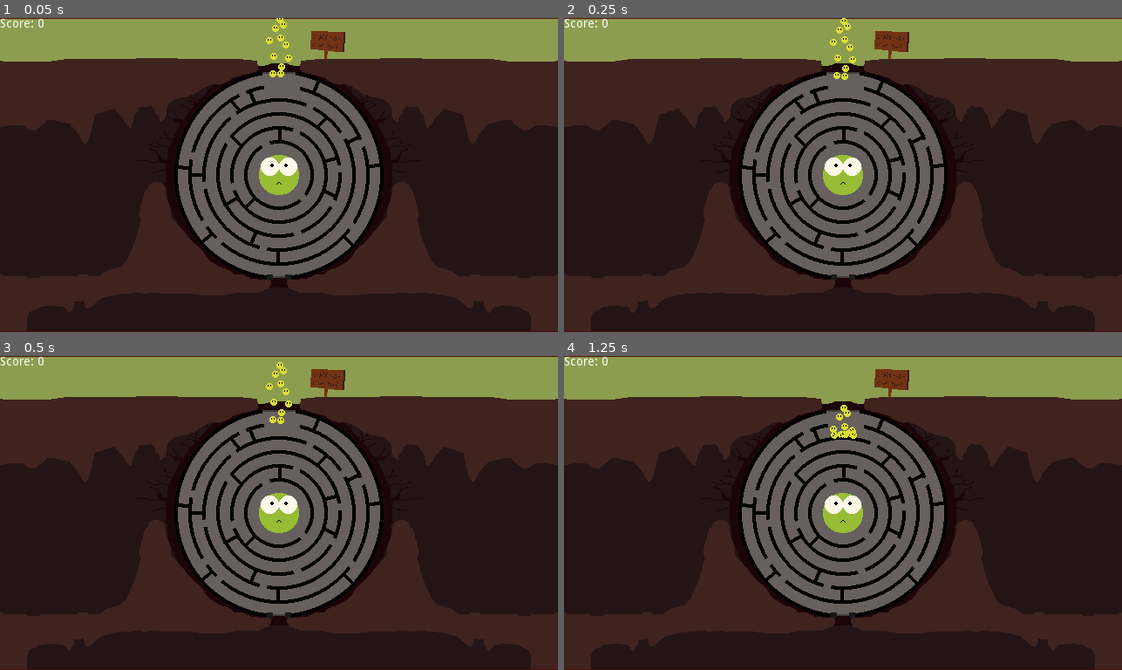
Above: before the commit, frames 1-4 (two rows, left to right).
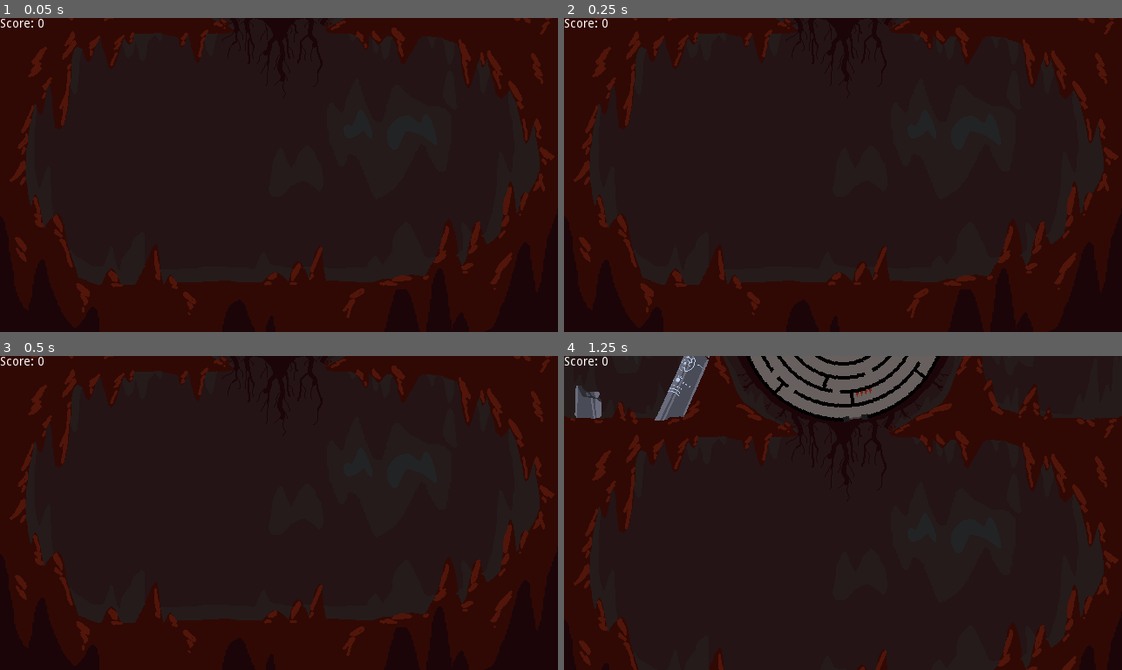
Above: after the commit, the same moments.

Repository: silvrgear/Ludum-Dare-game
Game: Godot game, scene res://scenes/Stage.tscn
Same seed, same stepped clock (60 frames per second), same inputs: the game is played once before the commit and once after it.
Inputs (mouse positions are in pixels of both pictures, inside the frame that each line leads up to):
- Up to frame 1 (0.05 s): no input
- Up to frame 2 (0.25 s): no input
- Up to frame 3 (0.5 s): no input
- Up to frame 4 (1.25 s): move the mouse to (965, 497) at 0.52 s; press the mouse at (965, 497) at 0.53 s

The runs differ from the first frame. In frame 1, 61% of the frame differs, in the area x 0-100%, y 0-100%; in frame 2, 61%; in frame 3, 61%; in frame 4, 61%.

Commit message:
Sprite Updates
- worked on sprites mostly
- added spikes to the loop

Diff:
--- a/entities/Loop.tscn
+++ b/entities/Loop.tscn
@@ -1,13 +1,19 @@
-[gd_scene load_steps=3 format=2]
+[gd_scene load_steps=5 format=2]
 
 [ext_resource path="res://script/Loop.gd" type="Script" id=1]
 [ext_resource path="res://sprites/loop.png" type="Texture" id=2]
+[ext_resource path="res://entities/Spike.tscn" type="PackedScene" id=3]
+[ext_resource path="res://sprites/eye.png" type="Texture" id=4]
 
 [node name="Loop" type="StaticBody2D"]
 script = ExtResource( 1 )
 
 [node name="Sprite" type="Sprite" parent="."]
 texture = ExtResource( 2 )
+
+[node name="Eye" type="Sprite" parent="."]
+position = Vector2( 0, -9 )
+texture = ExtResource( 4 )
 
 [node name="CollisionPolygon2D" type="CollisionPolygon2D" parent="."]
 polygon = PoolVector2Array( -19.5625, -118.469, -18.6401, -114.253, -24.0391, -113.78, -45.8869, -106.802, -65.1985, -9 …(1298 unchanged characters)…
@@ -29,3 +35,34 @@
 
 [node name="CollisionPolygon2D7" type="CollisionPolygon2D" parent="."]
 polygon = PoolVector2Array( 25.2839, 63.481, 26.6805, 66.9727, 41.3456, 57.8943, 54.7886, 46.7209, 61.2483, 37.8171, 58.2803, 35.3729, 51.1224, 45.1497, 38.7269, 55.7993 )
+
+[node name="Spikes" type="Node2D" parent="."]
+
+[node name="Spike" parent="Spikes" instance=ExtResource( 3 )]
+position = Vector2( -110.495, -1.85316 )
+
+[node name="Spike2" parent="Spikes" instance=ExtResource( 3 )]
+position = Vector2( -43.326, -46.3809 )
+rotation = -0.808603
+
+[node name="Spike3" parent="Spikes" instance=ExtResource( 3 )]
+position = Vector2( -39.3638, -83.1728 )
+rotation = -0.531015
+
+[node name="Spike4" parent="Spikes" instance=ExtResource( 3 )]
+position = Vector2( 61.8288, 11.6799 )
+rotation = -1.35731
+
+[node name="Spike5" parent="Spikes" instance=ExtResource( 3 )]
+position = Vector2( 111.084, -3.92566 )
+rotation = 0.0186681
+
+[node name="Spike6" parent="Spikes" instance=ExtResource( 3 )]
+position = Vector2( 13.1277, 90.1483 )
+rotation = -0.122216
+scale = Vector2( 1.52306, 0.953391 )
+
+[node name="Spike8" parent="Spikes" instance=ExtResource( 3 )]
+position = Vector2( -28.7153, 15.0808 )
+rotation = 1.15965
+scale = Vector2( 1.18495, 1.17643 )
--- a/entities/Slime.tscn
+++ b/entities/Slime.tscn
@@ -6,6 +6,62 @@
 [sub_resource type="CircleShape2D" id=1]
 custom_solver_bias = 1.0
 radius = 2.31891
+
+[sub_resource type="Animation" id=2]
+resource_name = "idle"
+loop = true
+tracks/0/type = "value"
+tracks/0/path = NodePath("Sprite:scale")
+tracks/0/interp = 2
+tracks/0/loop_wrap = true
+tracks/0/imported = false
+tracks/0/enabled = true
+tracks/0/keys = {
+"times": PoolRealArray( 0, 0.8 ),
+"transitions": PoolRealArray( 1, 1 ),
+"update": 0,
+"values": [ Vector2( 1, 1 ), Vector2( 1.1, 1.1 ) ]
+}
+tracks/1/type = "value"
+tracks/1/path = NodePath("Sprite:frame")
+tracks/1/interp = 1
+tracks/1/loop_wrap = true
+tracks/1/imported = false
+tracks/1/enabled = true
+tracks/1/keys = {
+"times": PoolRealArray( 0 ),
+"transitions": PoolRealArray( 1 ),
+"update": 1,
+"values": [ 0 ]
+}
+
+[sub_resource type="Animation" id=3]
+resource_name = "pop"
+length = 0.4
+tracks/0/type = "value"
+tracks/0/path = NodePath("Sprite:scale")
+tracks/0/interp = 1
+tracks/0/loop_wrap = true
+tracks/0/imported = false
+tracks/0/enabled = true
+tracks/0/keys = {
+"times": PoolRealArray( 0 ),
+"transitions": PoolRealArray( 1 ),
+"update": 0,
+"values": [ Vector2( 1, 1 ) ]
+}
+tracks/1/type = "value"
+tracks/1/path = NodePath("Sprite:frame")
+tracks/1/interp = 1
+tracks/1/loop_wrap = true
+tracks/1/imported = false
+tracks/1/enabled = true
+tracks/1/keys = {
+"times": PoolRealArray( 0, 0.1, 0.2, 0.3 ),
+"transitions": PoolRealArray( 1, 1, 1, 1 ),
+"update": 1,
+"values": [ 3, 4, 5, 6 ]
+}
 
 [node name="Slime" type="RigidBody2D" groups=[
 "slime",
@@ -16,6 +72,14 @@
 
 [node name="Sprite" type="Sprite" parent="."]
 texture = ExtResource( 1 )
+vframes = 5
+hframes = 2
 
 [node name="CollisionShape2D" type="CollisionShape2D" parent="."]
 shape = SubResource( 1 )
+
+[node name="AnimationPlayer" type="AnimationPlayer" parent="."]
+autoplay = "idle"
+anims/idle = SubResource( 2 )
+anims/pop = SubResource( 3 )
+[connection signal="animation_finished" from="AnimationPlayer" to="." method="_on_AnimationPlayer_animation_finished"]
--- a/entities/Spike.tscn
+++ b/entities/Spike.tscn
@@ -1,20 +1,13 @@
-[gd_scene load_steps=4 format=2]
+[gd_scene load_steps=3 format=2]
 
-[ext_resource path="res://icon.png" type="Texture" id=1]
 [ext_resource path="res://script/Spike.gd" type="Script" id=2]
 
 [sub_resource type="RectangleShape2D" id=1]
-extents = Vector2( 30.7303, 15.0531 )
+extents = Vector2( 6.89448, 4.45349 )
 
 [node name="Spike" type="Area2D"]
 script = ExtResource( 2 )
 
-[node name="Sprite" type="Sprite" parent="."]
-modulate = Color( 0.776471, 0.0823529, 0.0823529, 1 )
-scale = Vector2( 1, 0.5 )
-texture = ExtResource( 1 )
-
 [node name="col" type="CollisionShape2D" parent="."]
-visible = false
 shape = SubResource( 1 )
 [connection signal="body_entered" from="." to="." method="_on_Spike_body_entered"]
--- a/scenes/Stage.tscn
+++ b/scenes/Stage.tscn
@@ -7,6 +7,22 @@
 
 [sub_resource type="RectangleShape2D" id=1]
 extents = Vector2( 178.496, 45.9974 )
+
+[sub_resource type="Animation" id=2]
+resource_name = "camera_pan"
+length = 6.0
+tracks/0/type = "value"
+tracks/0/path = NodePath("Camera2D:position")
+tracks/0/interp = 1
+tracks/0/loop_wrap = true
+tracks/0/imported = false
+tracks/0/enabled = true
+tracks/0/keys = {
+"times": PoolRealArray( 0, 1, 3, 4, 6 ),
+"transitions": PoolRealArray( 1, 1, 1, 1, 1 ),
+"update": 0,
+"values": [ Vector2( 0, 300 ), Vector2( 0, 300 ), Vector2( 0, -300 ), Vector2( 0, -300 ), Vector2( 0, 0 ) ]
+}
 
 [node name="Stage" type="Node2D"]
 
@@ -64,8 +80,14 @@
 [node name="CollisionShape2D" type="CollisionShape2D" parent="AreaScore"]
 shape = SubResource( 1 )
 
-[node name="Label" type="Label" parent="."]
-margin_right = 40.0
+[node name="AnimationPlayer" type="AnimationPlayer" parent="."]
+autoplay = "camera_pan"
+anims/camera_pan = SubResource( 2 )
+
+[node name="CanvasLayer" type="CanvasLayer" parent="."]
+
+[node name="Label" type="Label" parent="CanvasLayer"]
+margin_right = 51.0
 margin_bottom = 14.0
 text = "Score: 0"
 __meta__ = {
--- a/script/Slime.gd
+++ b/script/Slime.gd
@@ -1,4 +1,9 @@
 extends RigidBody2D
 
 func killed():
-	self.queue_free()
+	$AnimationPlayer.play("pop")
+
+
+func _on_AnimationPlayer_animation_finished(anim_name):
+	if anim_name == "pop":
+		self.queue_free()
--- a/scripts/scorer.gd
+++ b/scripts/scorer.gd
@@ -10,4 +10,4 @@
 	if body.is_in_group("slime"):
 		score += 1
 
-	get_parent().get_node("Label").text = "Score: " + str(score)
+	get_parent().get_node("CanvasLayer/Label").text = "Score: " + str(score)
Not shown: 1 places in entities/Slime.tscn that only renumber resources
Not shown: 1 places in scenes/Stage.tscn that only renumber resources
Binary file changed: sprites/bg.png
Binary file added: sprites/eye.png
Not shown, added: sprites/eye.png.import
Binary file changed: sprites/loop.png
Binary file changed: sprites/slime.png
